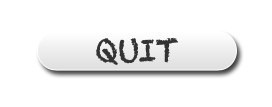
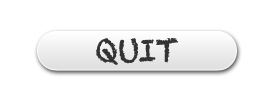
Revision of a layered 272px x 107px image; what changed, layer by layer:
added layer "Button Background (pressed)" above "Button Background" over [37, 31, 237, 71]
hid "Button Background" over [37, 31, 237, 71]
